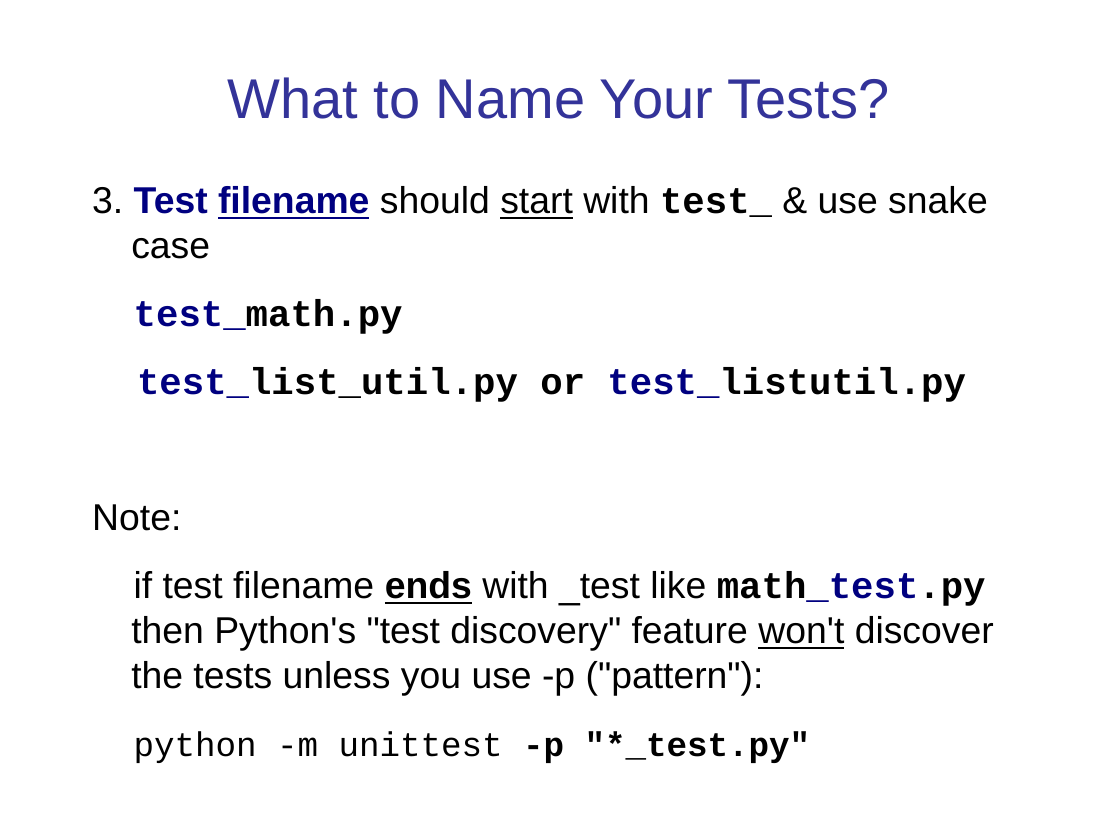
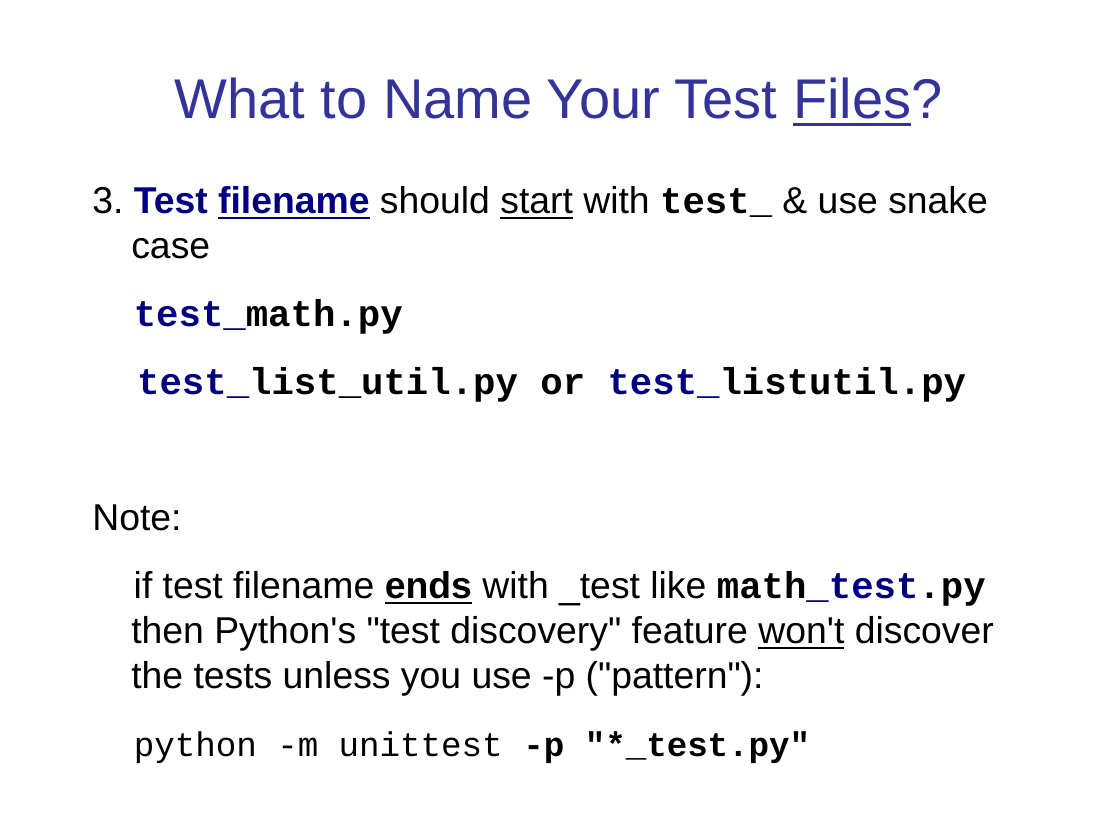
Before and after one commit to cpske/ISP, a slide deck: slide 29 of testing/Python-Unit-Testing.pptx. Drawn at 1120x840 pixels with LibreOffice and Linux fonts; fonts in the diff are those of the drawing. Boxes give left, top, right and bottom in pixels: in the first picture for what was removed or moved away, otherwise in the second. Text is boxed around its words. In the diff, an @@ line names an element or a change of style, - is before the commit and + after.

```diff
--- a/testing/Python-Unit-Testing.pptx
+++ b/testing/Python-Unit-Testing.pptx
@@ text at (175, 77, 942, 126): text changed @@
-What to Name Your Tests?
+What to Name Your Test Files?
```
Also in this commit, not shown: 13 other slides changed, 3 slides added, 2 slides removed, 25 other files.
